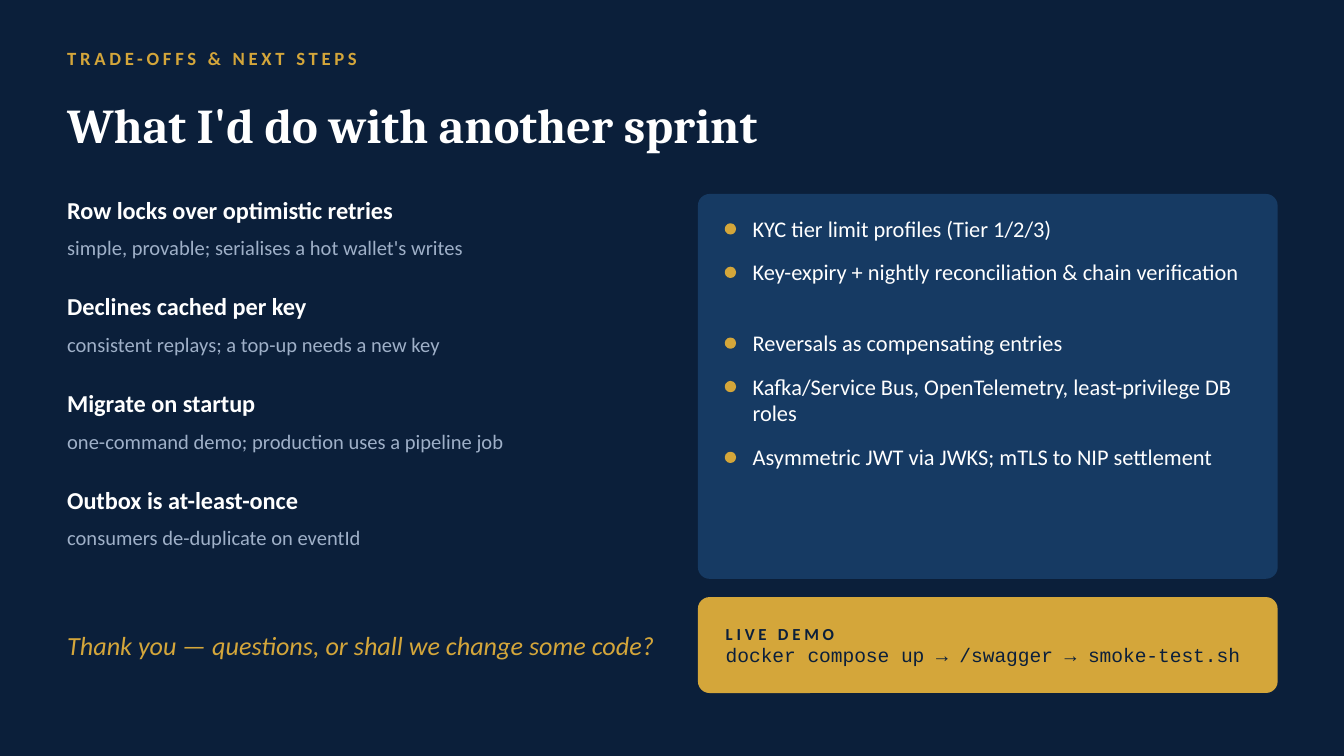
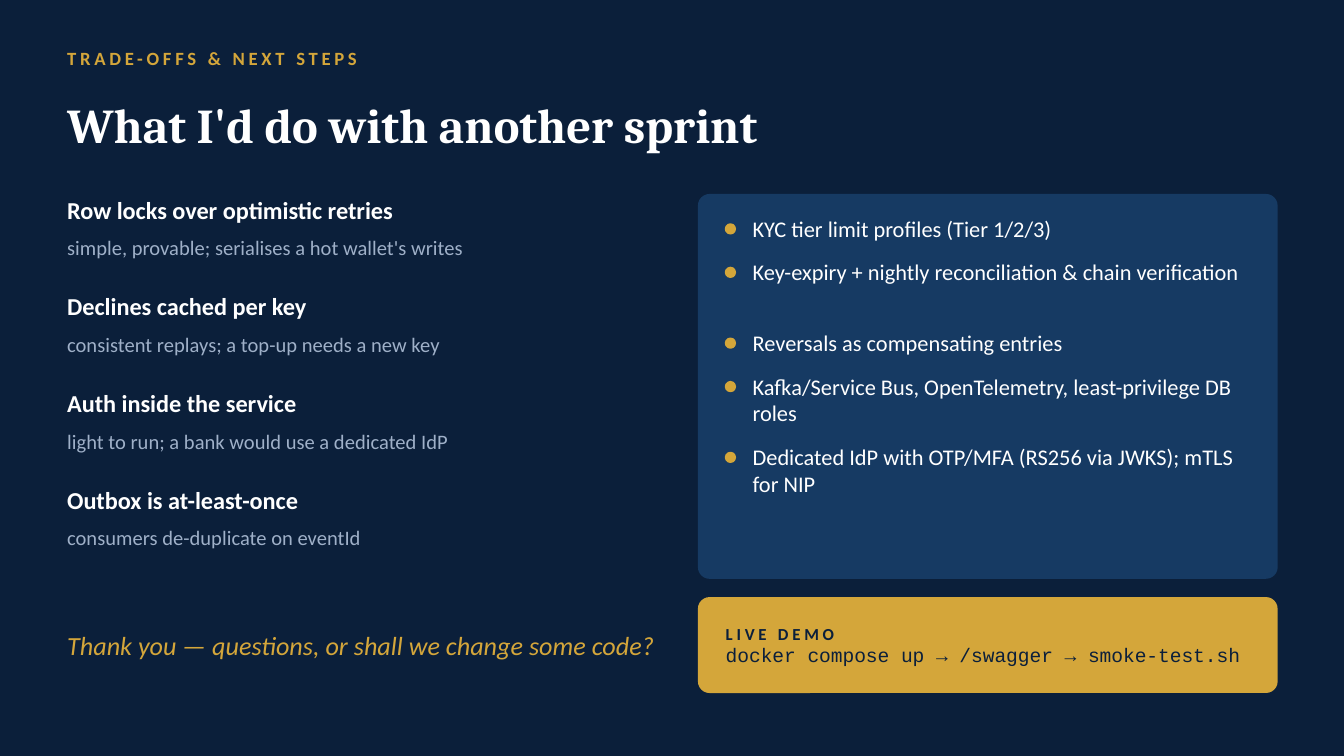
Before and after one commit to ikenna042/novawallet, a slide deck: slide 12 of docs/Ikenna_Odoh_NovaWallet_Case_Study.pptx (slide 11 before the commit). Drawn at 1344x756 pixels with LibreOffice and Linux fonts; fonts in the diff are those of the drawing. Boxes give left, top, right and bottom in pixels: in the first picture for what was removed or moved away, otherwise in the second. Text is boxed around its words. In the diff, an @@ line names an element or a change of style, - is before the commit and + after.

```diff
--- a/docs/Ikenna_Odoh_NovaWallet_Case_Study.pptx
+++ b/docs/Ikenna_Odoh_NovaWallet_Case_Study.pptx
@@ text at <box>67,395,296,412</box>: text changed @@
-Migrate on startup
+Auth inside the service
@@ text at <box>67,435,448,453</box>: text changed @@
-one-command demo; production uses a pipeline job
+light to run; a bank would use a dedicated IdP
@@ text at <box>753,449,1232,492</box>: text changed @@
-Asymmetric JWT via JWKS; mTLS to NIP settlement
+Dedicated IdP with OTP/MFA (RS256 via JWKS); mTLS for NIP
```
Also in this commit, not shown: 5 other slides changed, 1 slide added, 48 other files.
